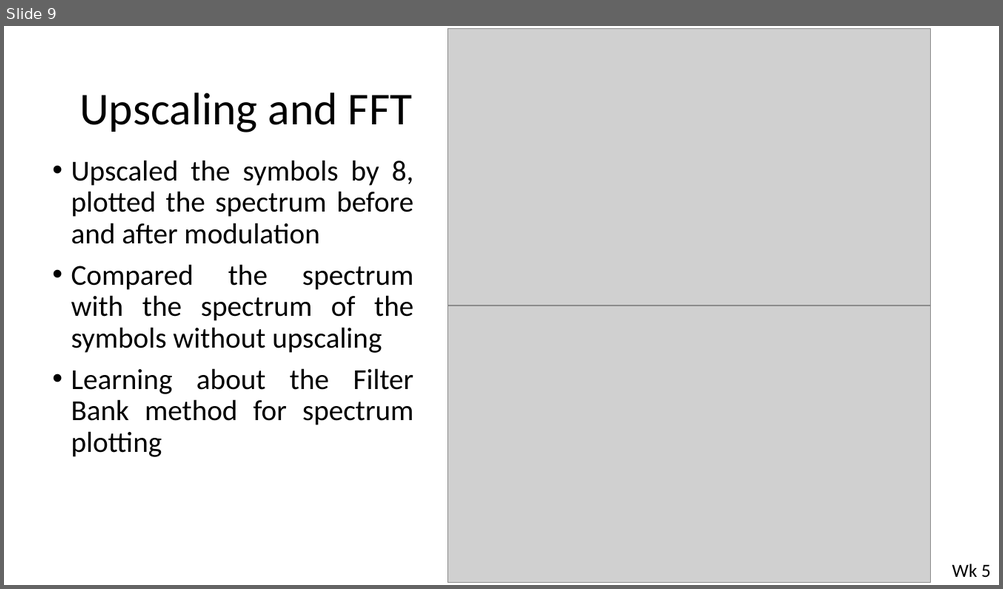
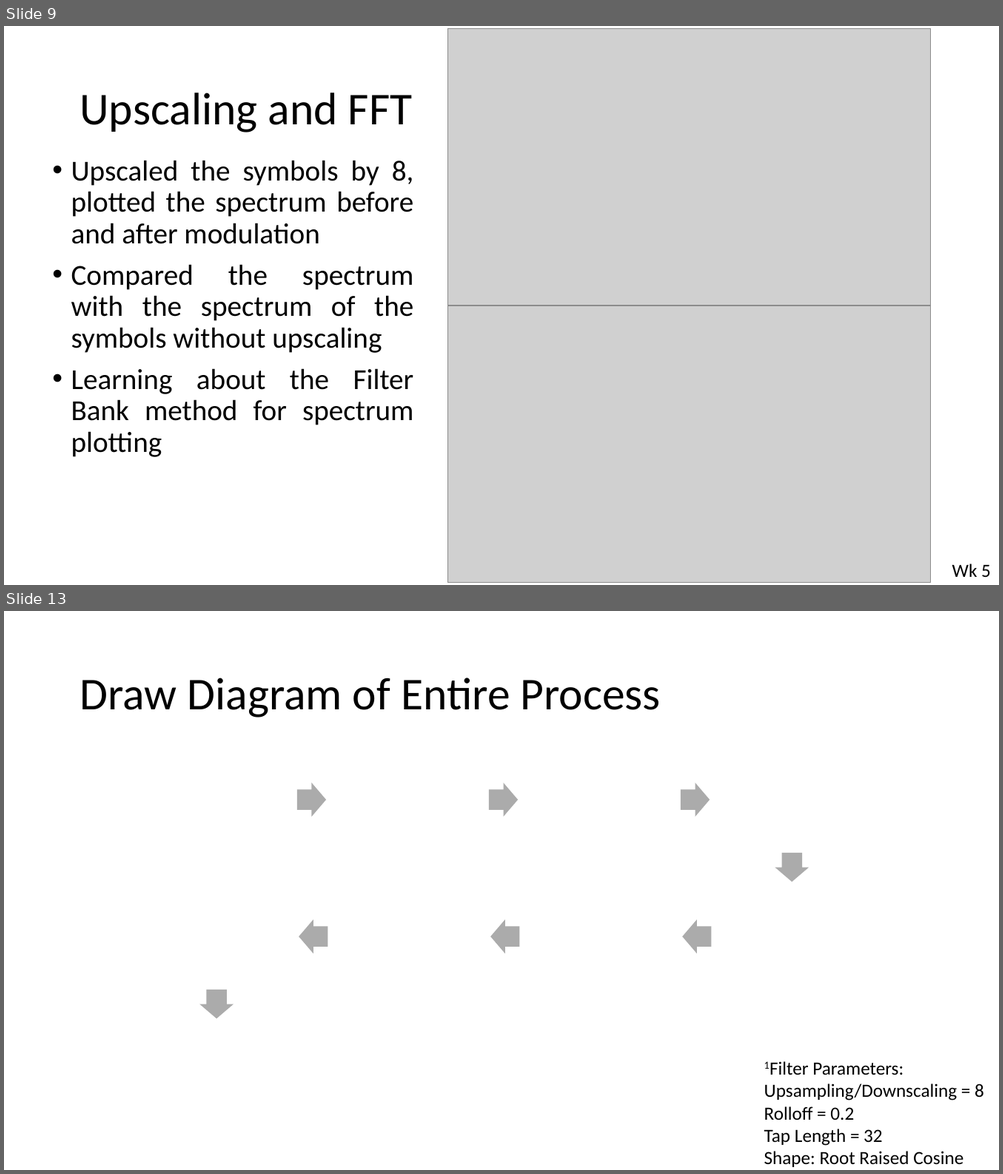
Before and after one commit to Emc54/CoherentTransceivers, a slide deck: Master's meetings presentation.pptx. Shown one above the other, each under a label of ours: slide 9 before the commit, slides 9 and 13 after it; the slides between them are not shown. The pictures are 1003x589 and 1003x1174 pixels, drawn with LibreOffice and Linux fonts; fonts in the diff are those of the drawing; grey boxes stand for pictures. Boxes give left, top, right and bottom in pixels: in the first picture for what was removed or moved away, otherwise in the second. Text is boxed around its words. In the diff, an @@ line names an element or a change of style, - is before the commit and + after.

Commit message:
Managing filter delay

```diff
--- a/Master's meetings presentation.pptx
+++ b/Master's meetings presentation.pptx
@@ slide 13 added at (4,611,999,1170), background #FFFFFF @@
@@ title added at (79,678,661,718), 44 pt, text #000000 @@
+Draw Diagram of Entire Process
@@ group added at (148,759,860,1115): 8 right arrows, 8 rounded rectangles @@
@@ text added at (764,1062,984,1167), 18 pt, text #000000 @@
+1Filter Parameters:
+Upsampling/Downscaling = 8
+Rolloff = 0.2
+Tap Length = 32
+Shape: Root Raised Cosine
```
Also in this commit, not shown: 5 other slides added, 1 slide removed, 2 other files.
